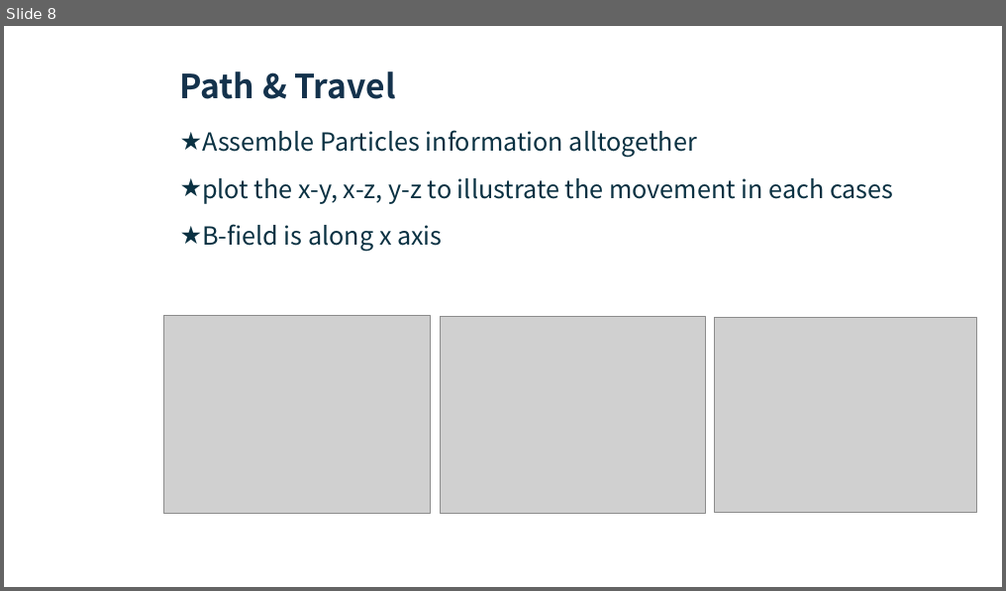
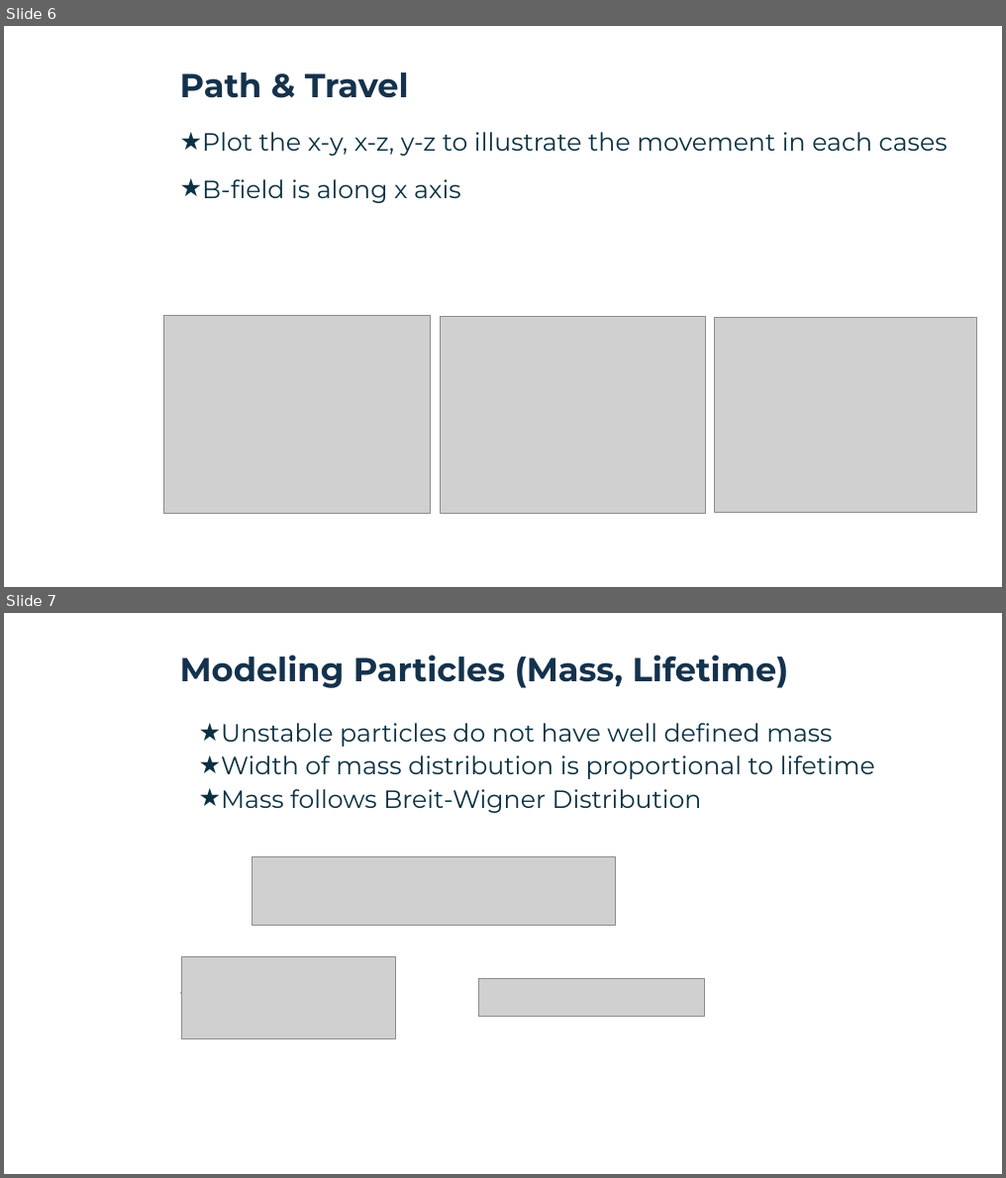
Before and after one commit to pitt1321-2161/Particle_Accelerator_Simulation, a slide deck: Particle Accelerator Simulation.pptx. Shown one above the other, each under a label of ours: slide 8 before the commit, slides 6 and 7 after it. The pictures are 1006x591 and 1006x1178 pixels, drawn with LibreOffice and Linux fonts; fonts in the diff are those of the drawing; grey boxes stand for pictures; background and template pictures are left out. Boxes give left, top, right and bottom in pixels: in the first picture for what was removed or moved away, otherwise in the second. Text is boxed around its words. In the diff, an @@ line names an element or a change of style, - is before the commit and + after.

```diff
--- a/Particle Accelerator Simulation.pptx
+++ b/Particle Accelerator Simulation.pptx
@@ slide 7 added at bbox=[4, 613, 1002, 1174], background picture (left out); not listed: 2 template elements that a slide beside it also shows @@
@@ title added at bbox=[180, 655, 789, 688], 32 pt, text #14324C, bold @@
+Modeling Particles (Mass, Lifetime)
@@ text added at bbox=[180, 723, 875, 1011], 24 pt, text #0A3142 @@
+★ Unstable particles do not have well defined mass
+★ Width of mass distribution is proportional to lifetime
+★ Mass follows Breit-Wigner Distribution
+τ = ħ/Γ
@@ picture added at bbox=[252, 858, 615, 925] @@
@@ picture added at bbox=[182, 958, 396, 1039] @@
@@ picture added at bbox=[478, 979, 704, 1017] @@
@@ what was slide 8 is now slide 6 @@
@@ slide 6 changed as well @@
@@ title "Path & Travel" at bbox=[180, 73, 409, 98]: font Noto Sans CJK SC to Montserrat @@
@@ text at bbox=[202, 132, 947, 156]: text changed; font Noto Sans CJK SC to Montserrat @@
-★ Assemble Particles information alltogether
-★ plot the x-y, x-z, y-z to illustrate the movement in each cases
+★ Plot the x-y, x-z, y-z to illustrate the movement in each cases
@@ text at bbox=[202, 179, 460, 203]: font Noto Sans CJK SC to Montserrat in "B-field is along x axis" @@
```
Also in this commit, not shown: 9 other slides changed, 16 other slides added, 7 other files.
